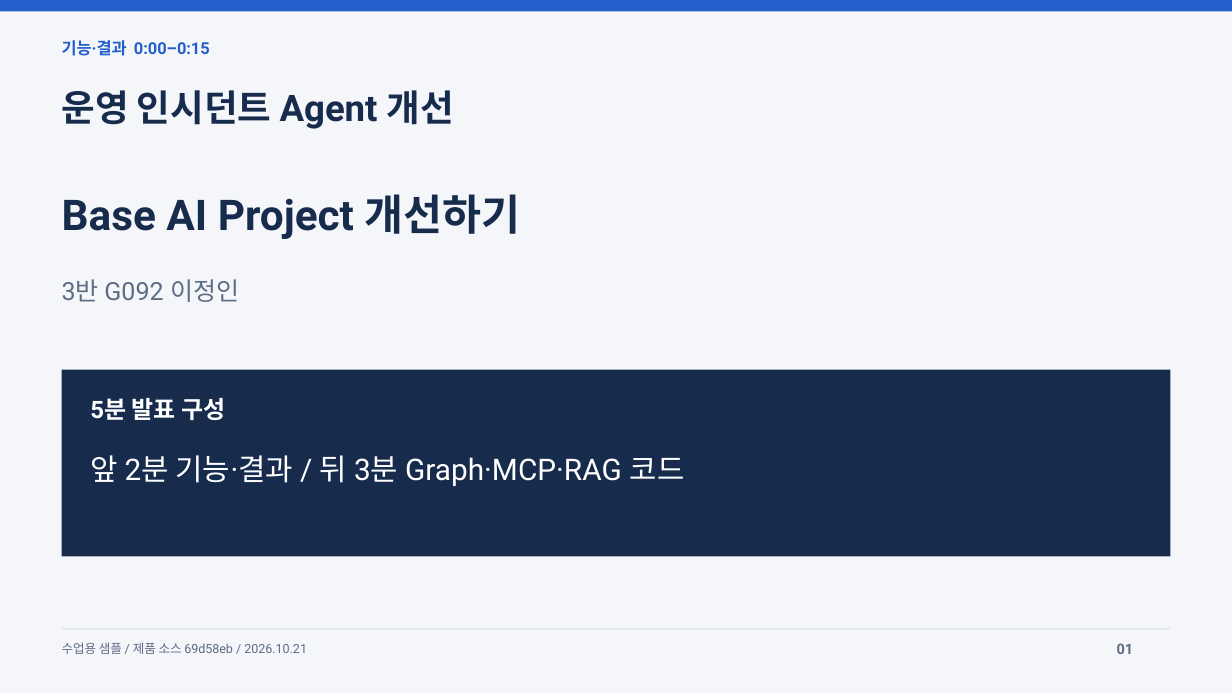
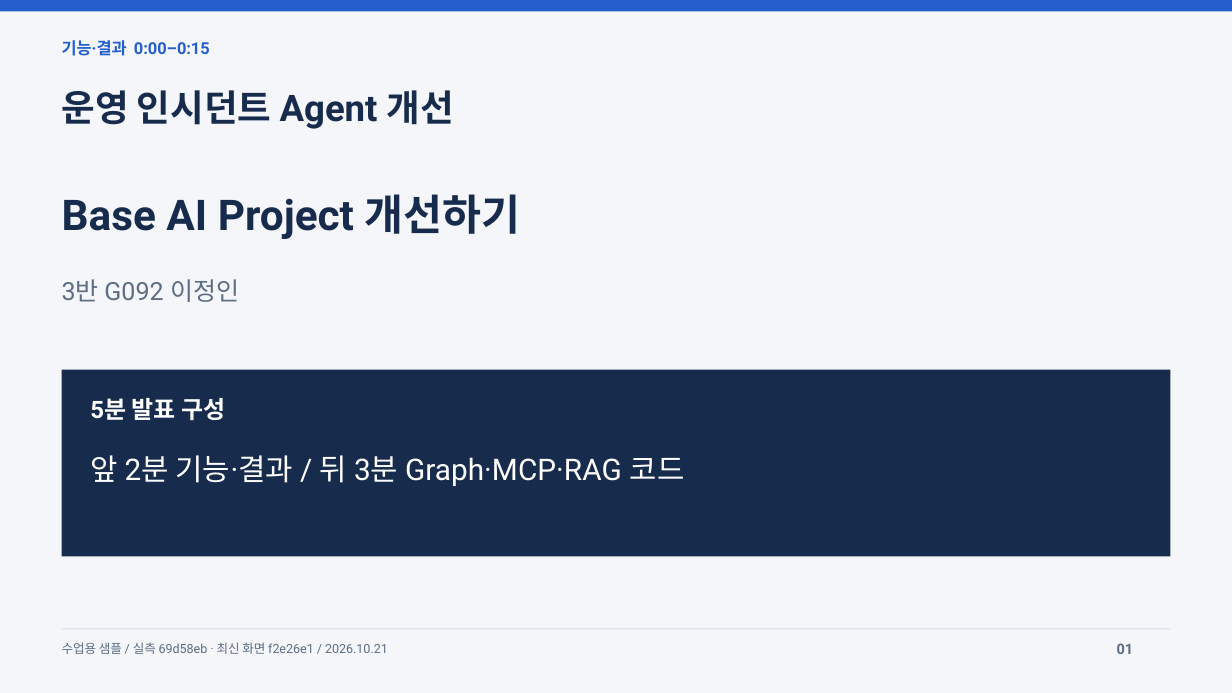
Before and after one commit to jeonginlee09-cpu/skala-ai-mini_project, a slide deck: slide 1 of output/AI_Agent_개선_최종발표.pptx. Drawn at 1232x693 pixels with LibreOffice and Linux fonts; fonts in the diff are those of the drawing. Boxes give left, top, right and bottom in pixels: in the first picture for what was removed or moved away, otherwise in the second. Text is boxed around its words. In the diff, an @@ line names an element or a change of style, - is before the commit and + after.

```diff
--- a/output/AI_Agent_개선_최종발표.pptx
+++ b/output/AI_Agent_개선_최종발표.pptx
@@ text at box(62, 642, 388, 654): text changed @@
-수업용 샘플 / 제품 소스 69d58eb / 2026.10.21
+수업용 샘플 / 실측 69d58eb · 최신 화면 f2e26e1 / 2026.10.21
```
Also in this commit, not shown: 4 other slides changed, 35 other files.
